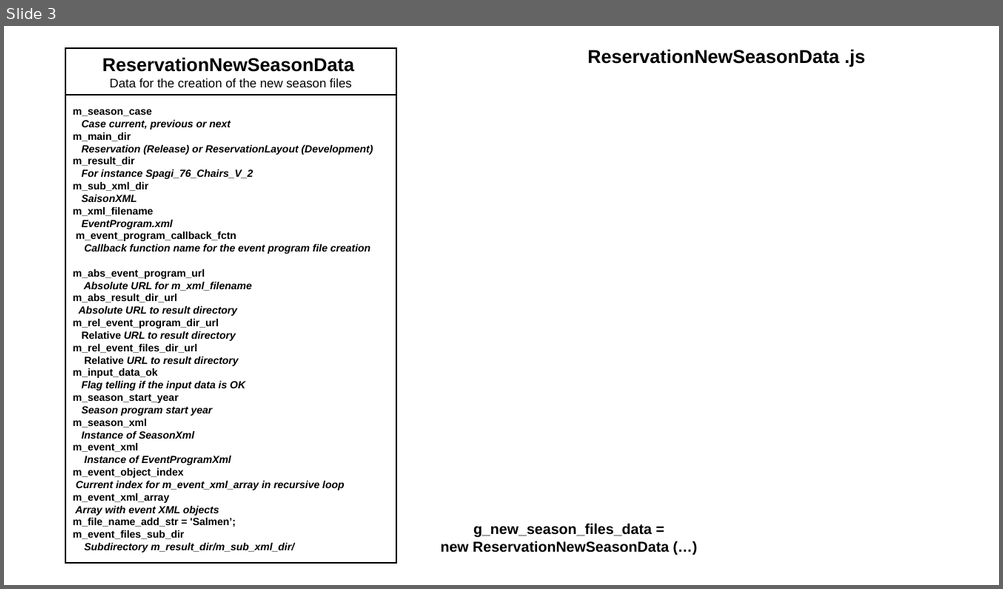
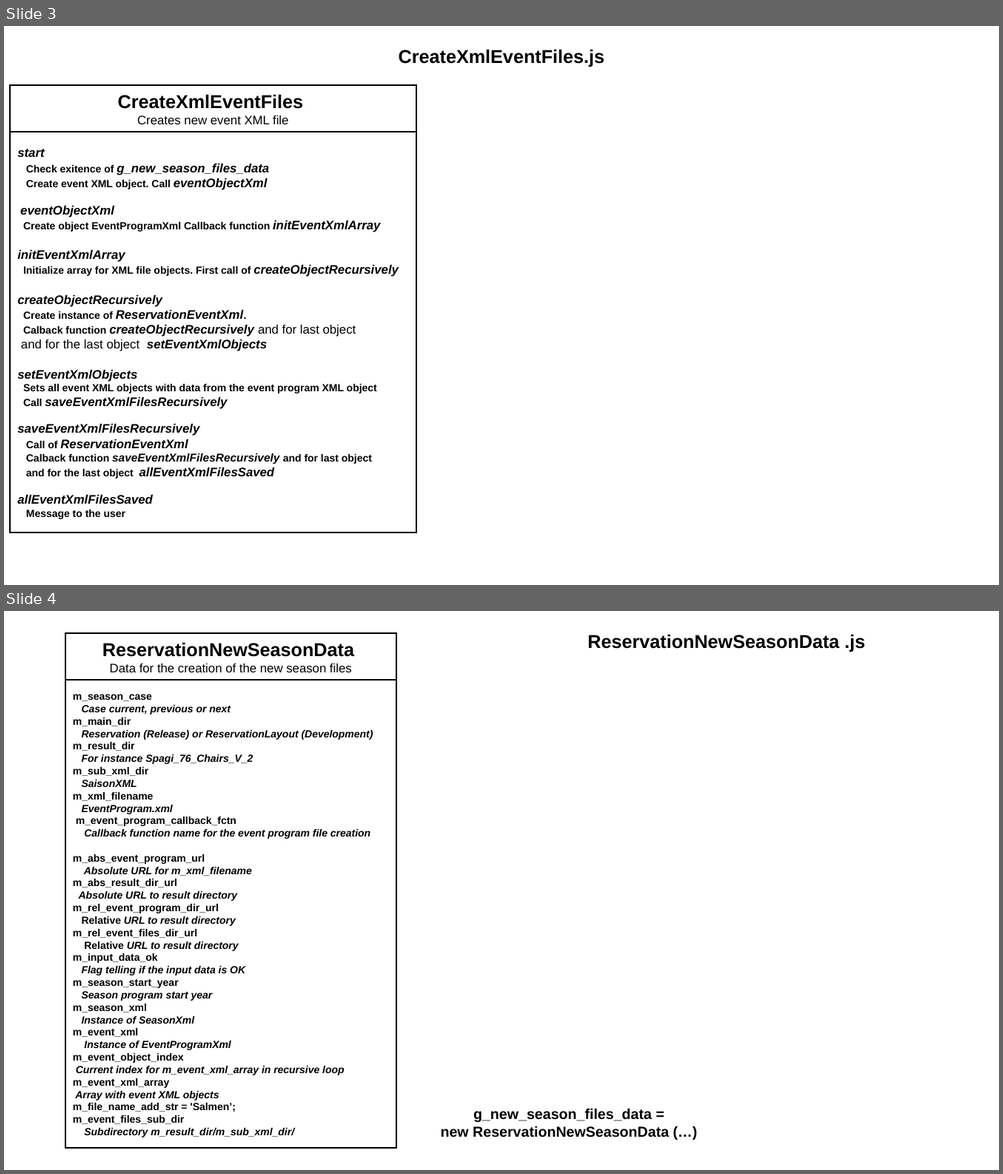
Before and after one commit to JazzLiveAarau/WwwReservationLayout, a slide deck: Description/ResrvationNewSeason.pptx. Shown one above the other, each under a label of ours: slide 3 before the commit, slides 3 and 4 after it. The pictures are 1003x589 and 1003x1174 pixels, drawn with LibreOffice and Linux fonts; fonts in the diff are those of the drawing. Boxes give left, top, right and bottom in pixels: in the first picture for what was removed or moved away, otherwise in the second. Text is boxed around its words. In the diff, an @@ line names an element or a change of style, - is before the commit and + after.

```diff
--- a/Description/ResrvationNewSeason.pptx
+++ b/Description/ResrvationNewSeason.pptx
@@ slide 3 added at (4,26,999,585), background #FFFFFF @@
@@ text added at (398,49,604,67), 18 pt, text #000000, bold @@
+CreateXmlEventFiles.js
@@ rectangle added at (10,86,416,132), outline #000000 1.5 pt, 12 pt, text #000000 @@
+CreateXmlEventFiles
+Creates new event XML file
@@ rectangle added at (10,132,416,534), outline #000000 1.5 pt, 12 pt, text #000000, bold, italic @@
+start
+Check exitence of g_new_season_files_data
+Create event XML object. Call eventObjectXml
+eventObjectXml
+Create object EventProgramXml Callback function initEventXmlArray
+initEventXmlArray
+Initialize array for XML file objects. First call of createObjectRecursively
+createObjectRecursively
+Create instance of ReservationEventXml.
+Calback function createObjectRecursively and for last object
+and for the last object setEventXmlObjects
+setEventXmlObjects
+Sets all event XML objects with data from the event program XML object
+Call saveEventXmlFilesRecursively
+saveEventXmlFilesRecursively
+Call of ReservationEventXml
+Calback function saveEventXmlFilesRecursively and for last object
+and for the last object allEventXmlFilesSaved
+allEventXmlFilesSaved
+Message to the user
@@ what was slide 3 is now slide 4 @@
```
Also in this commit, not shown: 1 slide changed.
